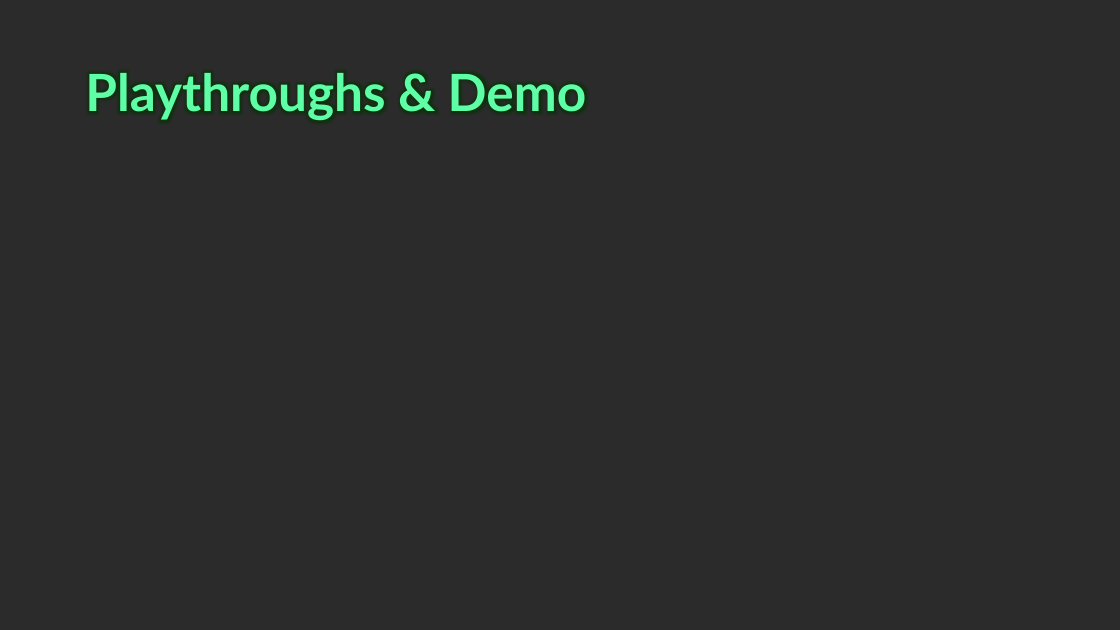
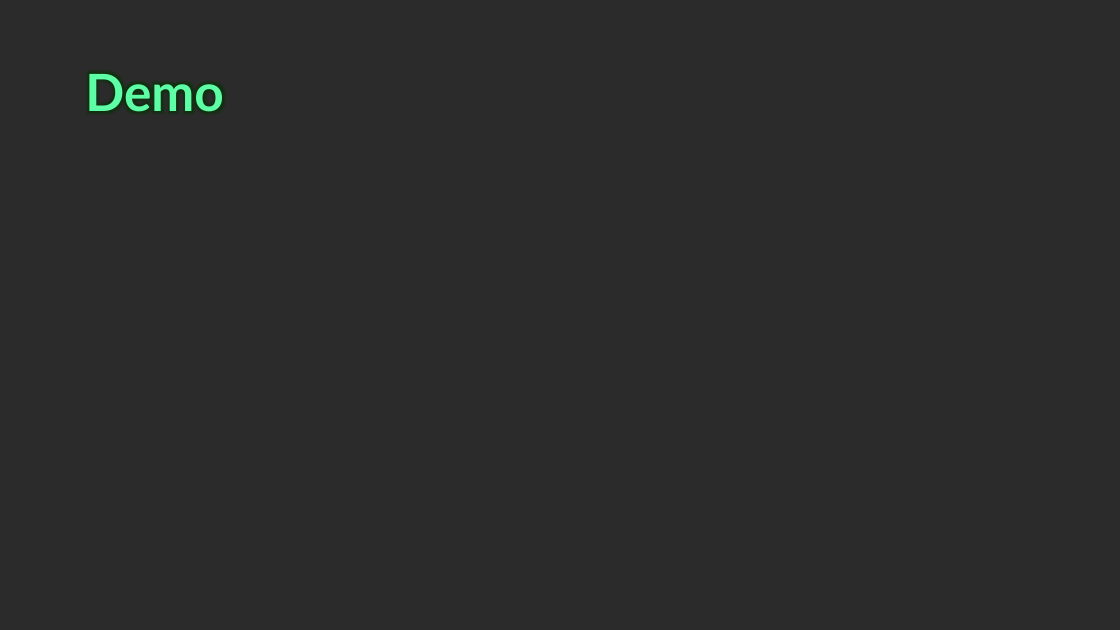
Before and after one commit to sepiafox/20percent, a slide deck: slide 3 of 20% Presentation.pptx. Drawn at 1120x630 pixels with LibreOffice and Linux fonts; fonts in the diff are those of the drawing; background and template pictures are left out; a plain dark background stands for a picture behind light text. Boxes give left, top, right and bottom in pixels: in the first picture for what was removed or moved away, otherwise in the second. Text is boxed around its words. In the diff, an @@ line names an element or a change of style, - is before the commit and + after.

```diff
--- a/20% Presentation.pptx
+++ b/20% Presentation.pptx
@@ title at bbox=[85, 74, 224, 112]: text changed @@
-Playthroughs & Demo
+Demo
```
Also in this commit, not shown: 2 other slides changed, 2 slides added, 1 slide removed, 10 other files.
